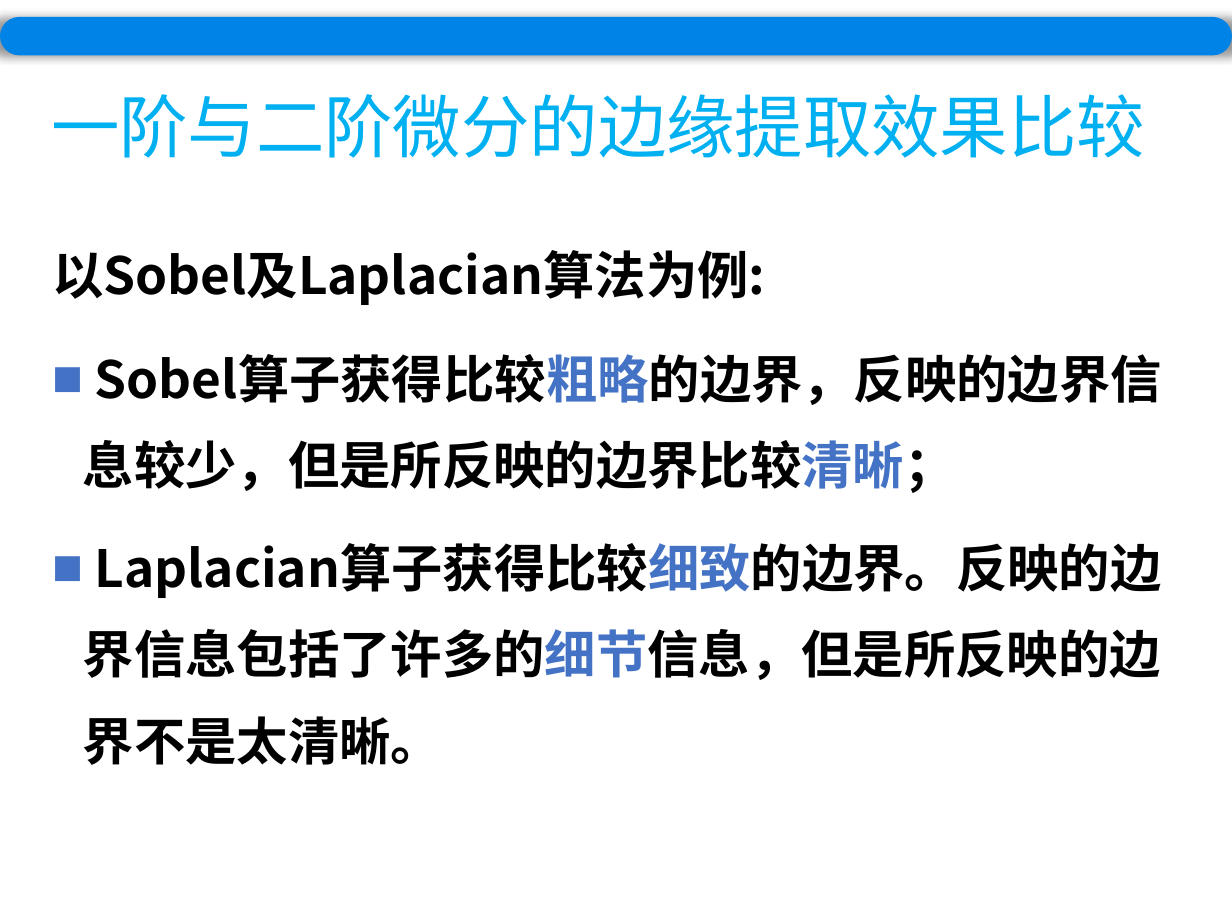
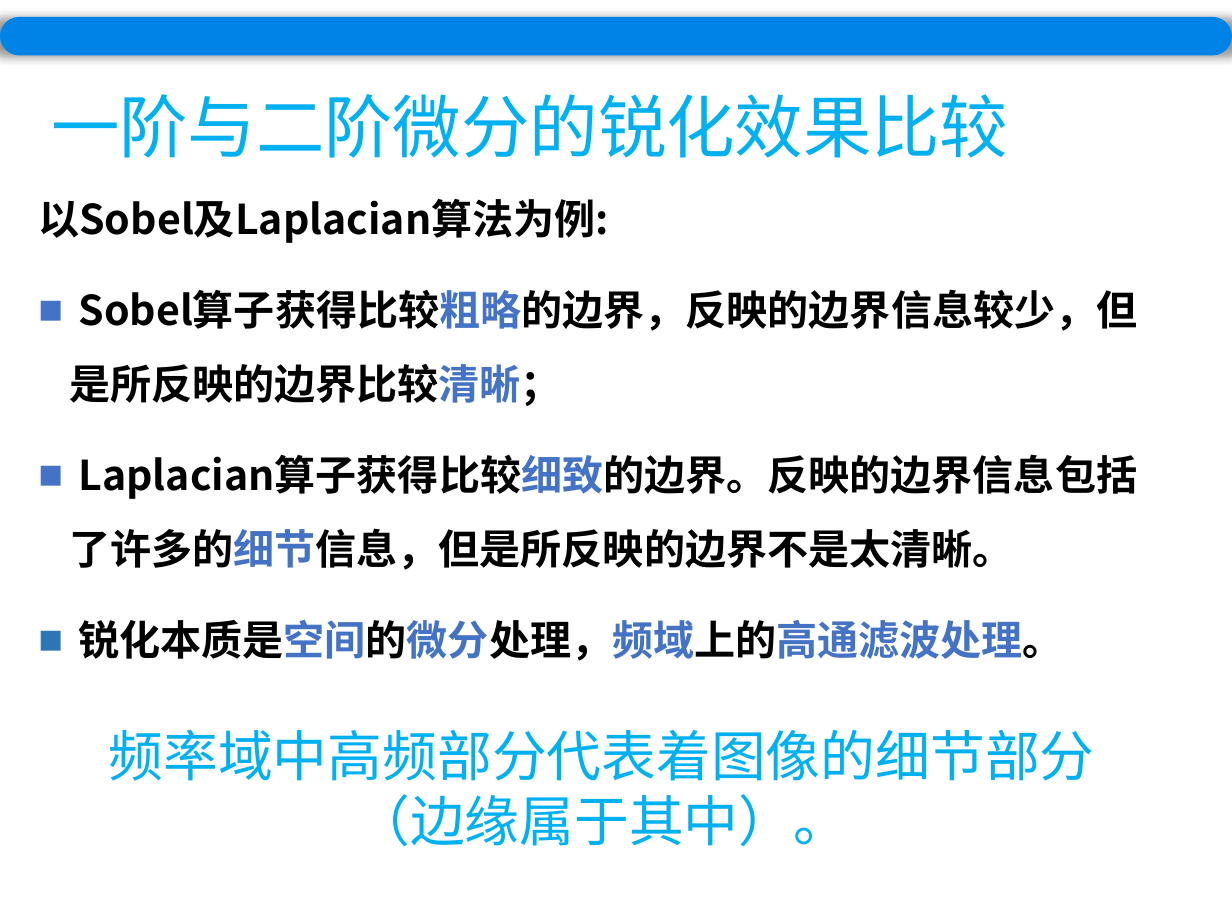
Before and after one commit to wuyirui/wuyirui.github.io, a slide deck: slide 57 of ppt/Chapter5.pptx (slide 60 before the commit). Drawn at 1232x924 pixels with LibreOffice and Linux fonts; fonts in the diff are those of the drawing. Boxes give left, top, right and bottom in pixels: in the first picture for what was removed or moved away, otherwise in the second. Text is boxed around its words. In the diff, an @@ line names an element or a change of style, - is before the commit and + after.

```diff
--- a/ppt/Chapter5.pptx
+++ b/ppt/Chapter5.pptx
@@ title at <box>51,94,1008,158</box>: text changed @@
-一阶与二阶微分的边缘提取效果比较
+一阶与二阶微分的锐化效果比较
@@ text "以Sobel及Laplacian算法为例:": place and size @@
-text "以Sobel及Laplacian算法为例:" at <box>52,250,1162,765</box>
+text "以Sobel及Laplacian算法为例:" at <box>38,199,1137,661</box>
@@ text at <box>38,199,1137,570</box>: size 30 to 24 pt in "以Sobel及Laplacian算法为例:", "Sobel算子获得比较粗略的边界，反映的边界信息较少，但是所反映的边界比较清晰；", "Laplacian算子获得比较细致的边界。反映的边界信息包括了许多的细节信息，但是所反映的边界不是太清晰。"; line spacing 1.4 to 1.5 @@
@@ text at <box>78,620,1064,661</box>: paragraph added @@
+■ 锐化本质是空间的微分处理，频域上的高通滤波处理。
@@ text added at <box>109,729,1095,846</box>, 32 pt, text #00B0F0 @@
+频率域中高频部分代表着图像的细节部分（边缘属于其中）。
```
Also in this commit, not shown: 5 other slides changed, 3 slides removed, 11 other files.
